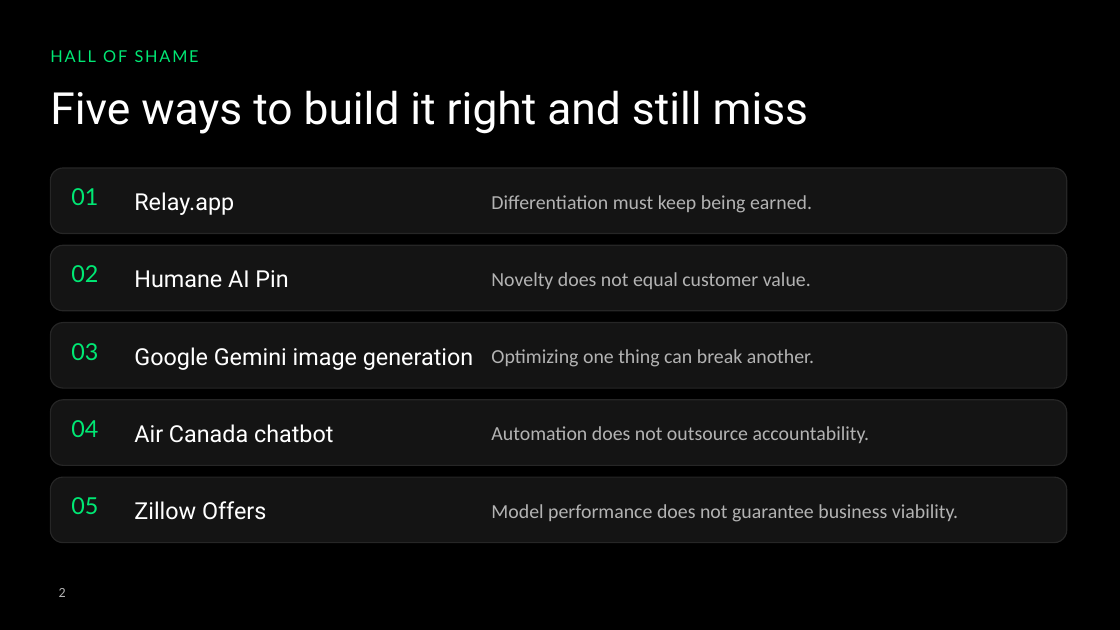
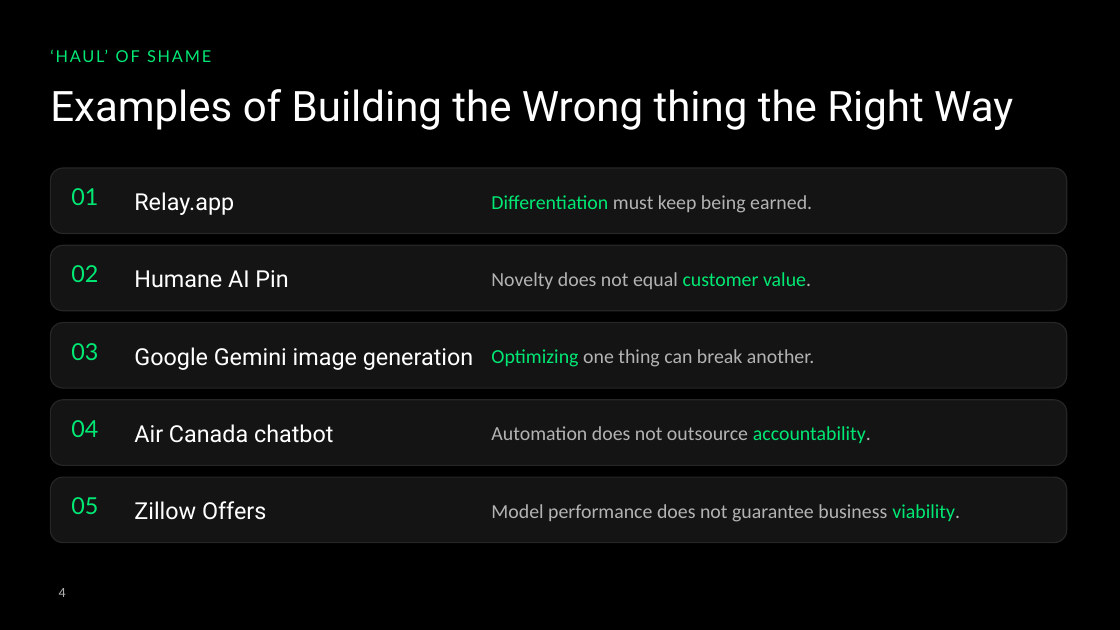
Before and after one commit to deanpeters/AI-Augmented-Product-Discovery-Lab, a slide deck: slide 4 of slides/Build-the-Right-Thing.pptx (slide 2 before the commit). Drawn at 1120x630 pixels with LibreOffice and Linux fonts; fonts in the diff are those of the drawing; background and template pictures are left out. Boxes give left, top, right and bottom in pixels: in the first picture for what was removed or moved away, otherwise in the second. Text is boxed around its words. In the diff, an @@ line names an element or a change of style, - is before the commit and + after.

```diff
--- a/slides/Build-the-Right-Thing.pptx
+++ b/slides/Build-the-Right-Thing.pptx
@@ text at [50, 50, 199, 62]: text changed @@
-HALL OF SHAME
+‘HAUL’ OF SHAME
@@ text at [50, 89, 1013, 130]: text changed; size 38 to 36 pt @@
-Five ways to build it right and still miss
+Examples of Building the Wrong thing the Right Way
@@ text "Differentiation must keep being earned." at [491, 195, 812, 213]: text colour #B3B3B3 to #00E874 in "Differentiation" @@
@@ text "Novelty does not equal customer ..." at [491, 272, 811, 289]: text colour #B3B3B3 to #00E874 in "customer value." @@
@@ text "Optimizing one thing can break ..." at [491, 349, 814, 367]: text colour #B3B3B3 to #00E874 in "Optimizing" @@
@@ text "Automation does not outsource accountability." at [491, 426, 871, 443]: text colour #B3B3B3 to #00E874 in "accountability." @@
@@ text "Model performance does not guarantee ..." at [491, 504, 960, 522]: text colour #B3B3B3 to #00E874 in "viability." @@
@@ page number at [59, 588, 66, 597]: text changed @@
-2
+4
```
Also in this commit, not shown: 16 other slides changed, 1 slide added, 1 slide removed, 3 other files.
